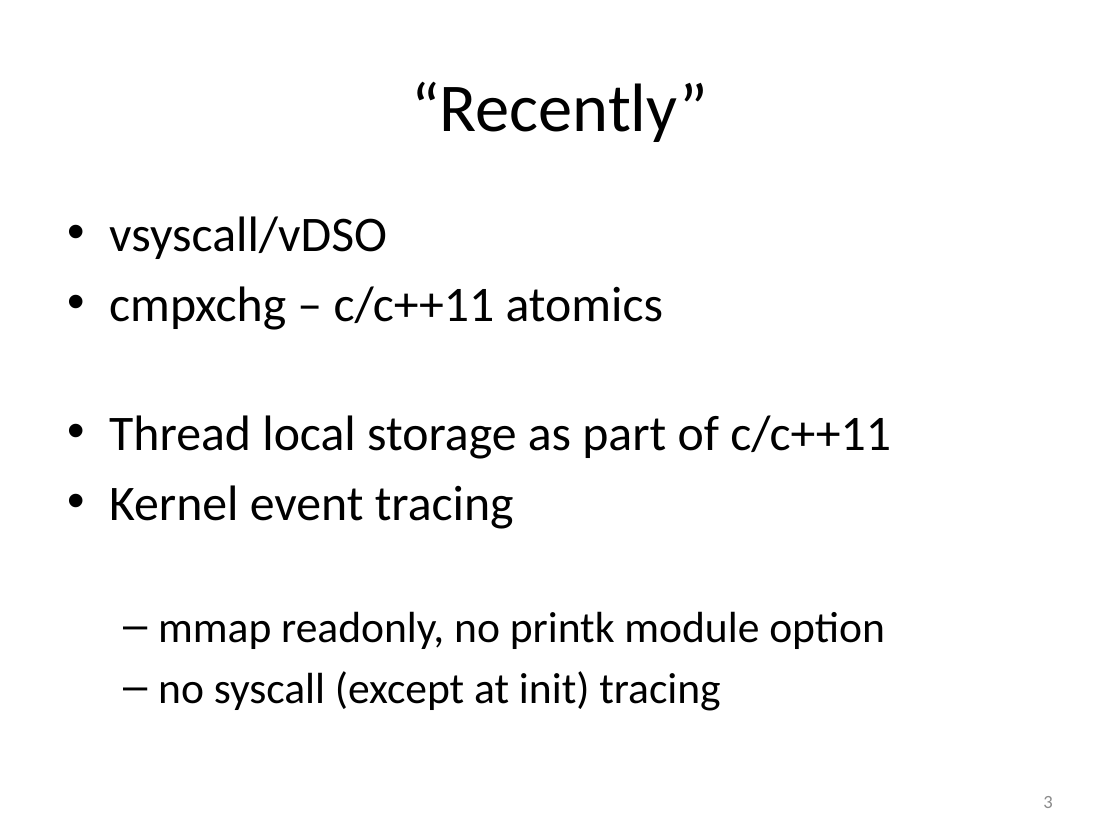
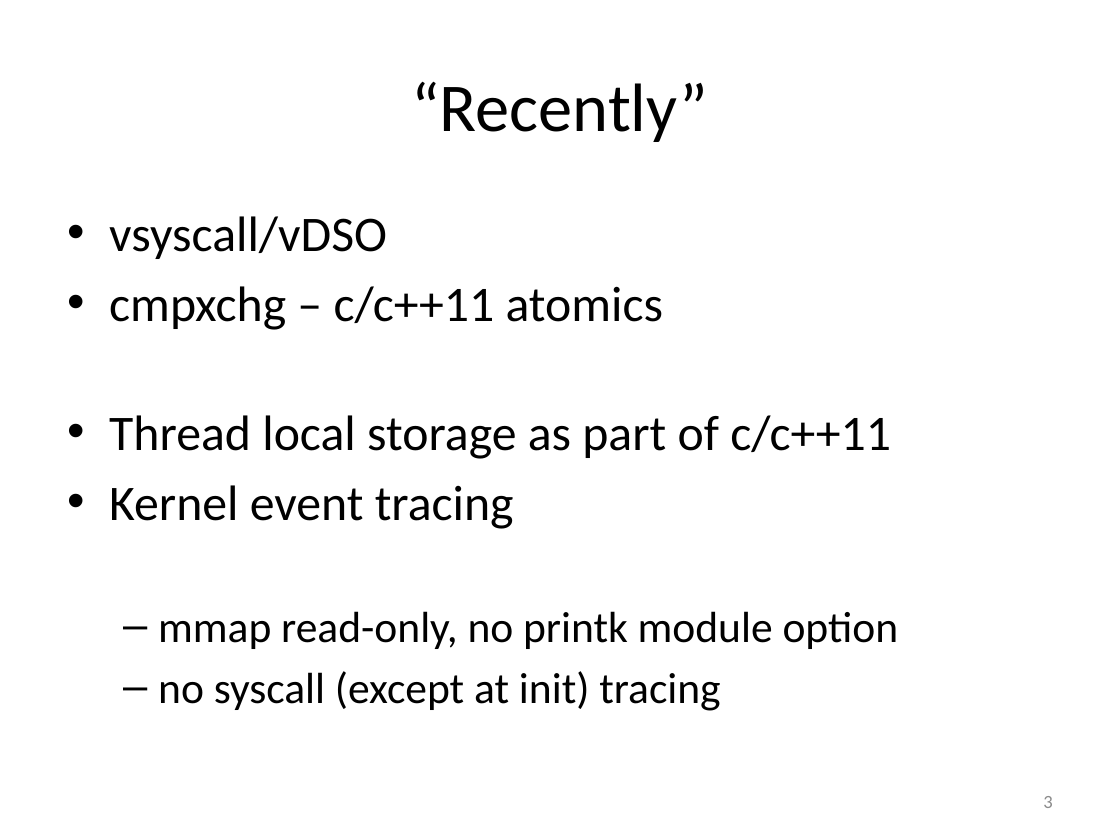
Before and after one commit to art-daq/trace, a slide deck: slide 3 of trace/doc/trace.pptx. Drawn at 1120x840 pixels with LibreOffice and Linux fonts; fonts in the diff are those of the drawing. Boxes give left, top, right and bottom in pixels: in the first picture for what was removed or moved away, otherwise in the second. Text is boxed around its words. In the diff, an @@ line names an element or a change of style, - is before the commit and + after.

```diff
--- a/trace/doc/trace.pptx
+++ b/trace/doc/trace.pptx
@@ text at (x1=158, y1=611, x2=899, y2=649): text changed @@
-  – mmap readonly, no printk module option
+  – mmap read-only, no printk module option
```
Also in this commit, not shown: 7 other slides changed.
